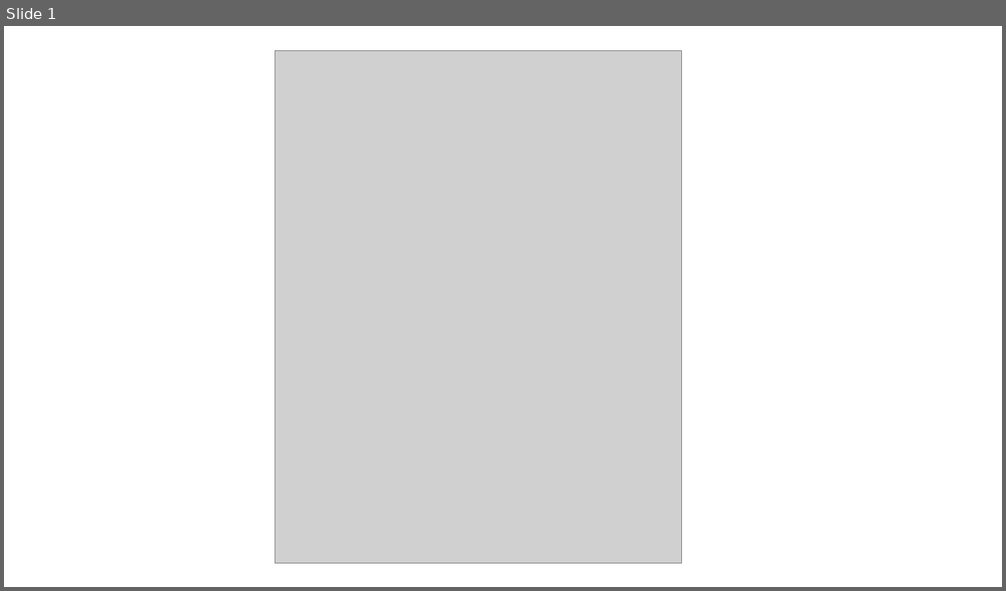
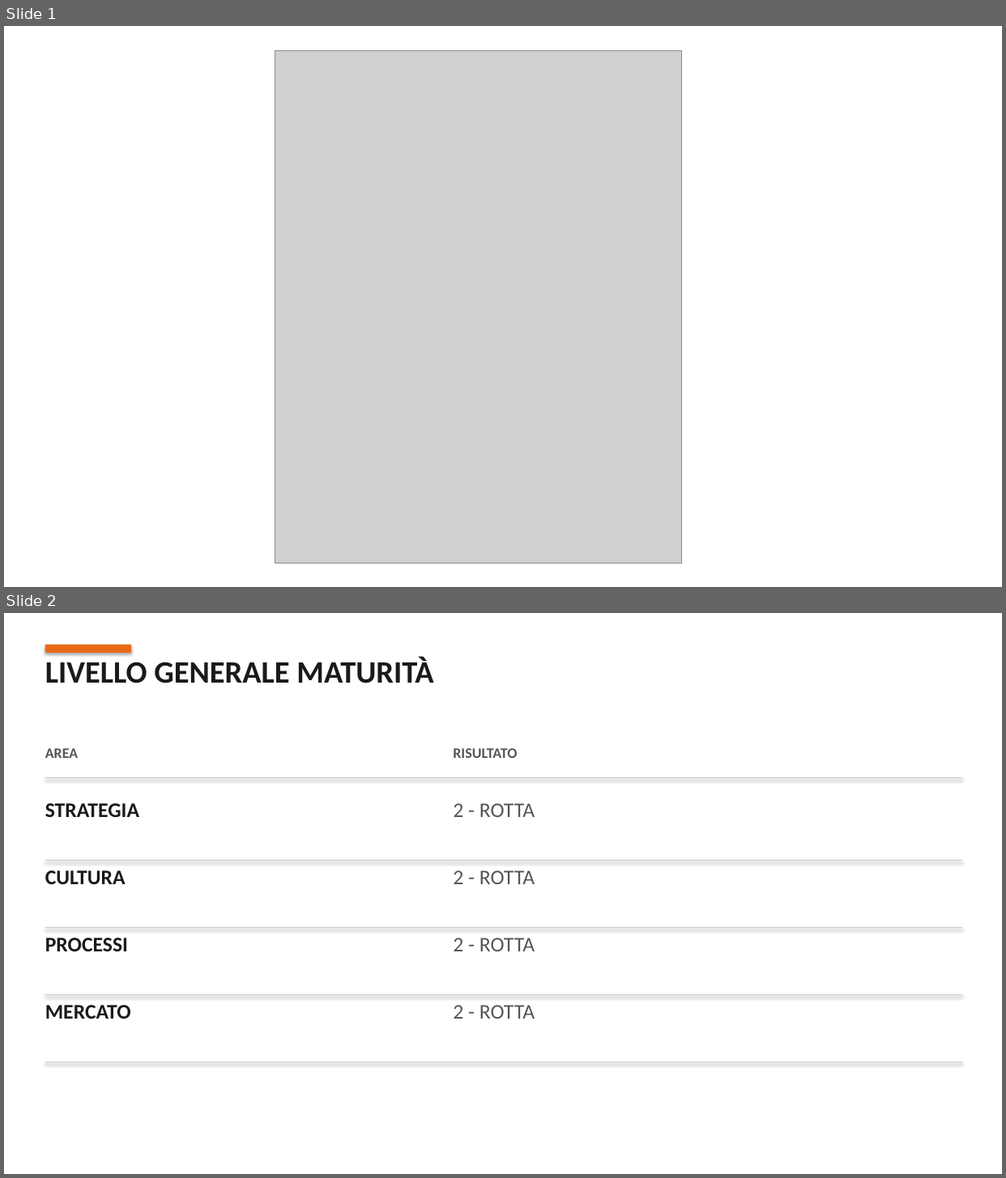
Before and after one commit to Frenz86/OsservatorioGalactica, a slide deck: template_esempio_compilato.pptx. Shown one above the other, each under a label of ours: slide 1 before the commit, slides 1 and 2 after it. The pictures are 1006x591 and 1006x1178 pixels, drawn with LibreOffice and Linux fonts; fonts in the diff are those of the drawing; grey boxes stand for pictures. Boxes give left, top, right and bottom in pixels: in the first picture for what was removed or moved away, otherwise in the second. Text is boxed around its words. In the diff, an @@ line names an element or a change of style, - is before the commit and + after.

```diff
--- a/template_esempio_compilato.pptx
+++ b/template_esempio_compilato.pptx
@@ slide 2 added at box(4, 613, 1002, 1174), background #FFFFFF @@
@@ rectangle added at box(45, 645, 131, 653), fill #E86A17 @@
@@ text added at box(45, 657, 433, 683), 30 pt, text #1A1A1A, bold @@
+LIVELLO GENERALE MATURITÀ
@@ text added at box(45, 748, 78, 758), 14 pt, text #555555, bold @@
+AREA
@@ text added at box(453, 748, 517, 758), 14 pt, text #555555, bold @@
+RISULTATO
@@ rectangle added at box(45, 777, 962, 778), fill #CCCCCC @@
@@ text added at box(45, 803, 139, 817), 20 pt, text #1A1A1A, bold @@
+STRATEGIA
@@ text added at box(453, 803, 535, 817), 20 pt, text #555555 @@
+2 - ROTTA
@@ rectangle added at box(45, 860, 962, 861), fill #CCCCCC @@
@@ text added at box(45, 871, 126, 884), 20 pt, text #1A1A1A, bold @@
+CULTURA
@@ text added at box(453, 871, 535, 884), 20 pt, text #555555 @@
+2 - ROTTA
@@ rectangle added at box(45, 927, 962, 928), fill #CCCCCC @@
@@ text added at box(45, 938, 128, 952), 20 pt, text #1A1A1A, bold @@
+PROCESSI
@@ text added at box(453, 938, 535, 952), 20 pt, text #555555 @@
+2 - ROTTA
@@ rectangle added at box(45, 995, 962, 995), fill #CCCCCC @@
@@ text added at box(45, 1005, 131, 1019), 20 pt, text #1A1A1A, bold @@
+MERCATO
@@ text added at box(453, 1005, 535, 1019), 20 pt, text #555555 @@
+2 - ROTTA
@@ rectangle added at box(45, 1063, 962, 1063), fill #CCCCCC @@
```
Also in this commit, not shown: 5 slides changed, 1 slide removed, 4 other files.
